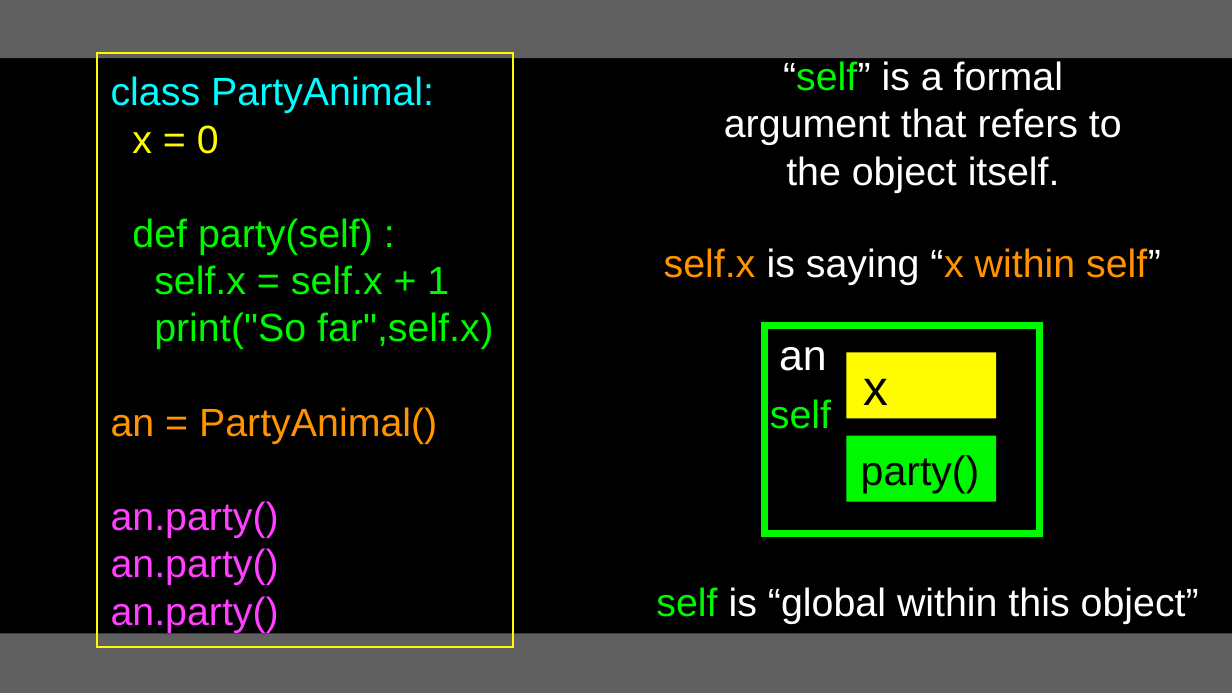
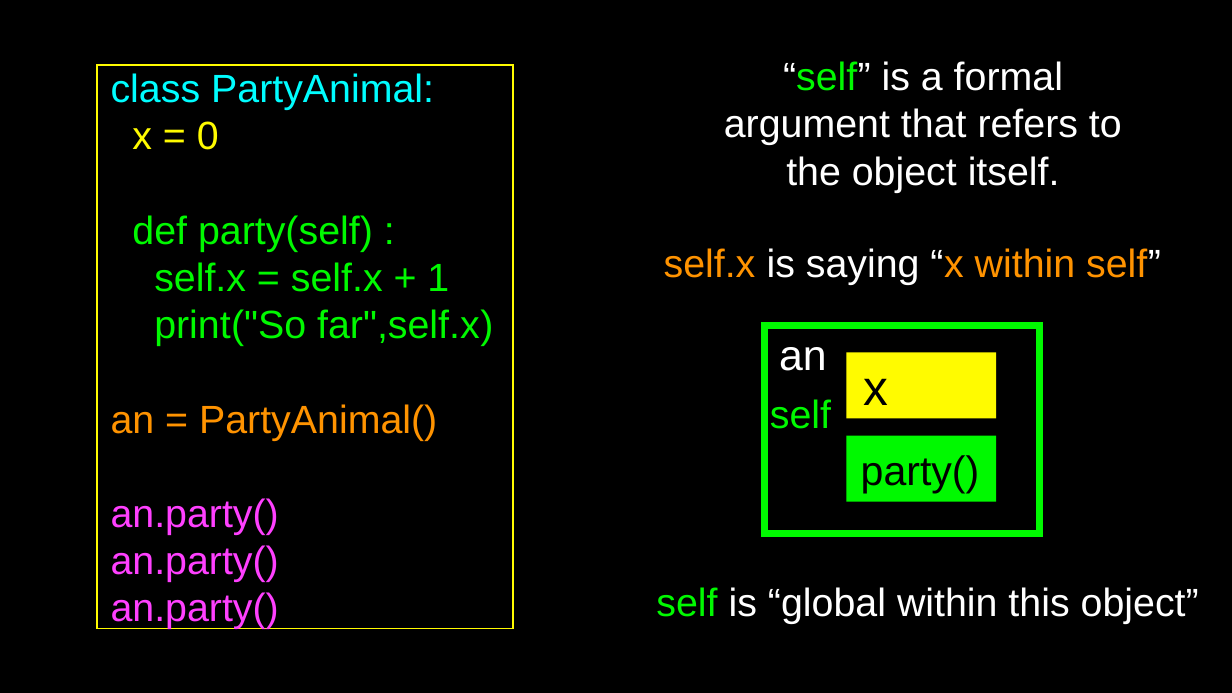
Before and after one commit to csev/py4e, a slide deck: slide 22 of lectures3/Pythonlearn-14-Objects.pptx. Drawn at 1232x693 pixels with LibreOffice and Linux fonts; fonts in the diff are those of the drawing. Boxes give left, top, right and bottom in pixels: in the first picture for what was removed or moved away, otherwise in the second. Text is boxed around its words. In the diff, an @@ line names an element or a change of style, - is before the commit and + after.

```diff
--- a/lectures3/Pythonlearn-14-Objects.pptx
+++ b/lectures3/Pythonlearn-14-Objects.pptx
@@ rectangle removed at (0, 0, 1232, 58) @@
@@ rectangle "class PartyAnimal:": place and size @@
-rectangle "class PartyAnimal:" at (97, 53, 514, 647)
+rectangle "class PartyAnimal:" at (97, 65, 514, 630)
@@ rectangle at (0, 633, 1232, 692): fill #606060 to #000000 @@
```
Also in this commit, not shown: 46 other slides changed.
